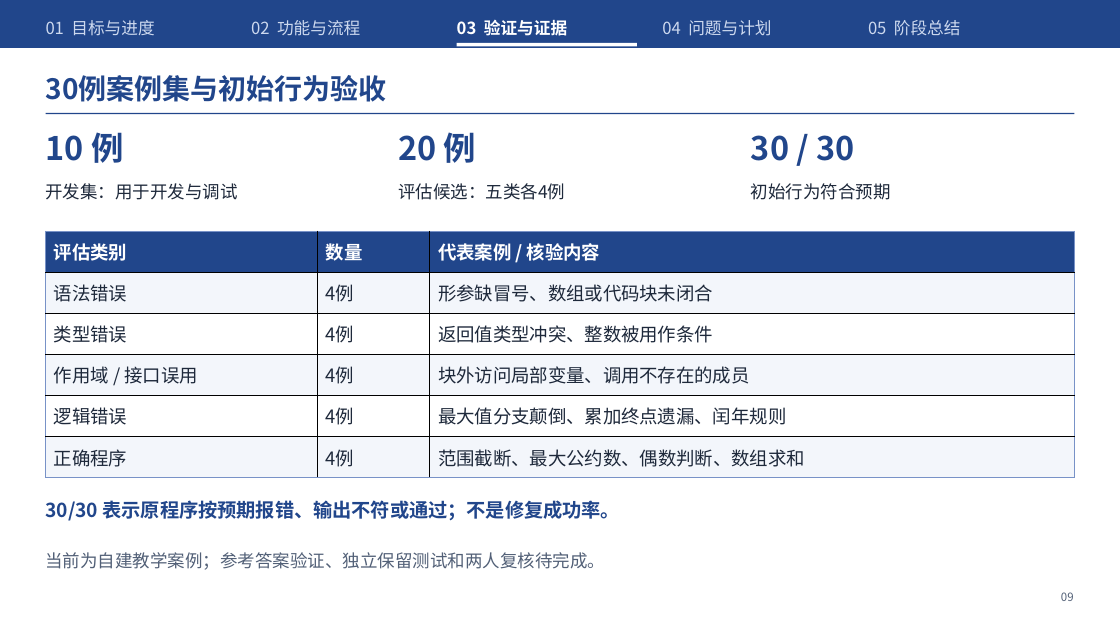
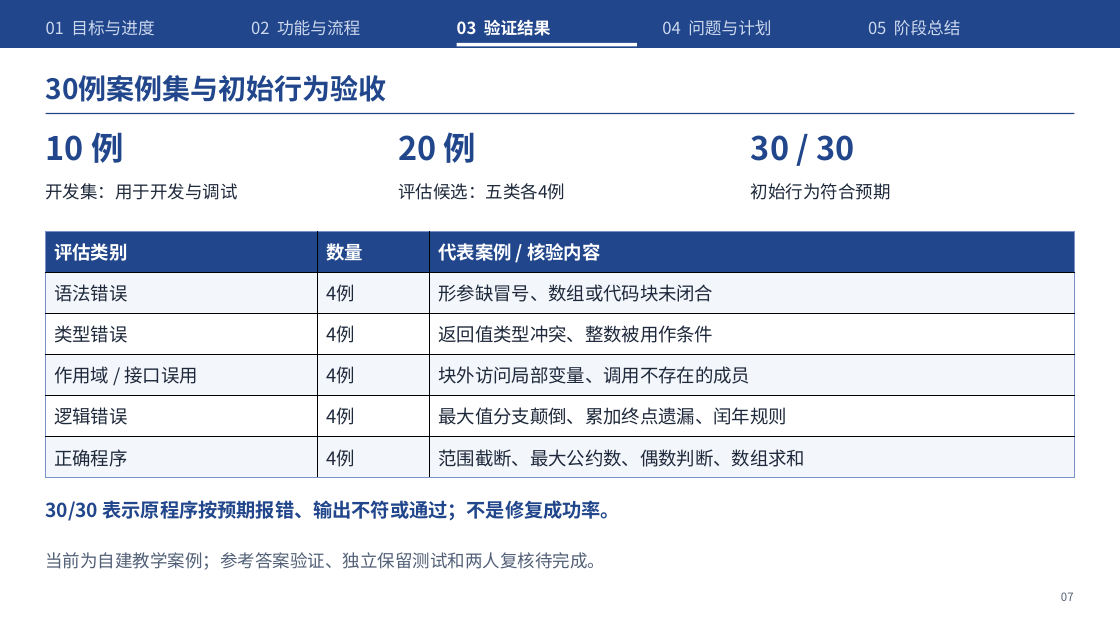
Before and after one commit to Frank72316/cangjie-code-doctor, a slide deck: slide 7 of docs/midterm-defense.pptx (slide 9 before the commit). Drawn at 1120x630 pixels with LibreOffice and Linux fonts; fonts in the diff are those of the drawing. Boxes give left, top, right and bottom in pixels: in the first picture for what was removed or moved away, otherwise in the second. Text is boxed around its words. In the diff, an @@ line names an element or a change of style, - is before the commit and + after.

```diff
--- a/docs/midterm-defense.pptx
+++ b/docs/midterm-defense.pptx
@@ text at (457,20,551,36): text changed @@
-03 验证与证据
+03 验证结果
@@ text at (1061,592,1074,601): text changed @@
-09
+07
```
Also in this commit, not shown: 10 other slides changed, 21 other files.
